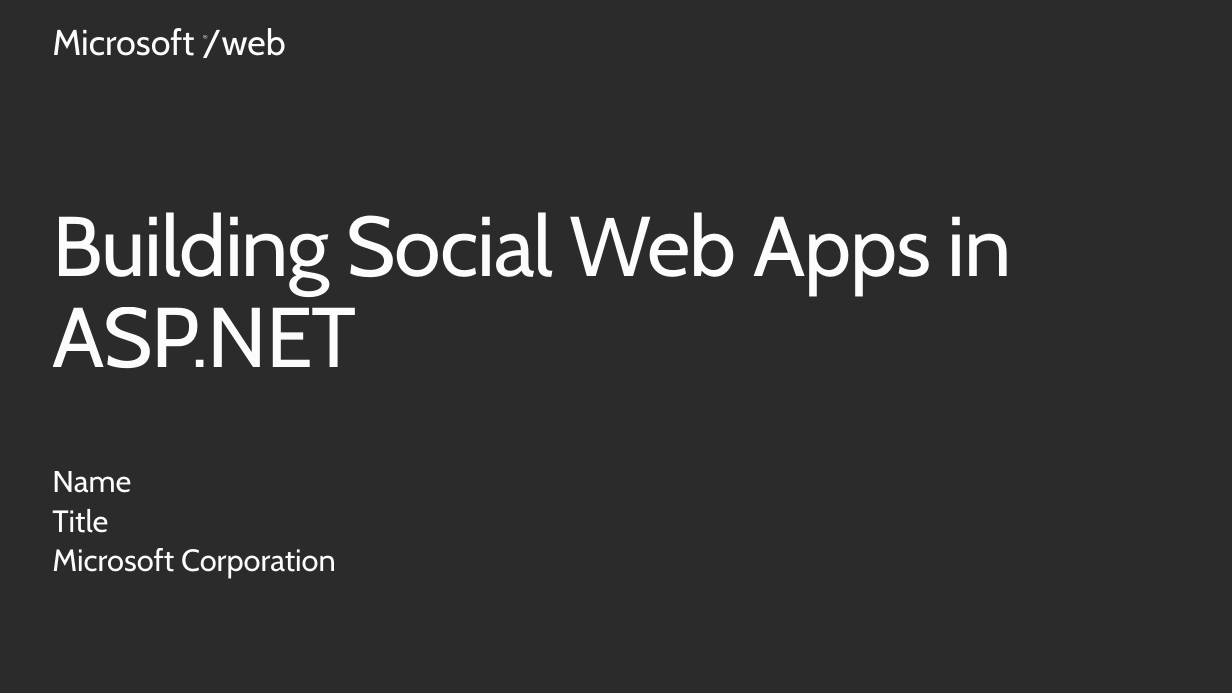
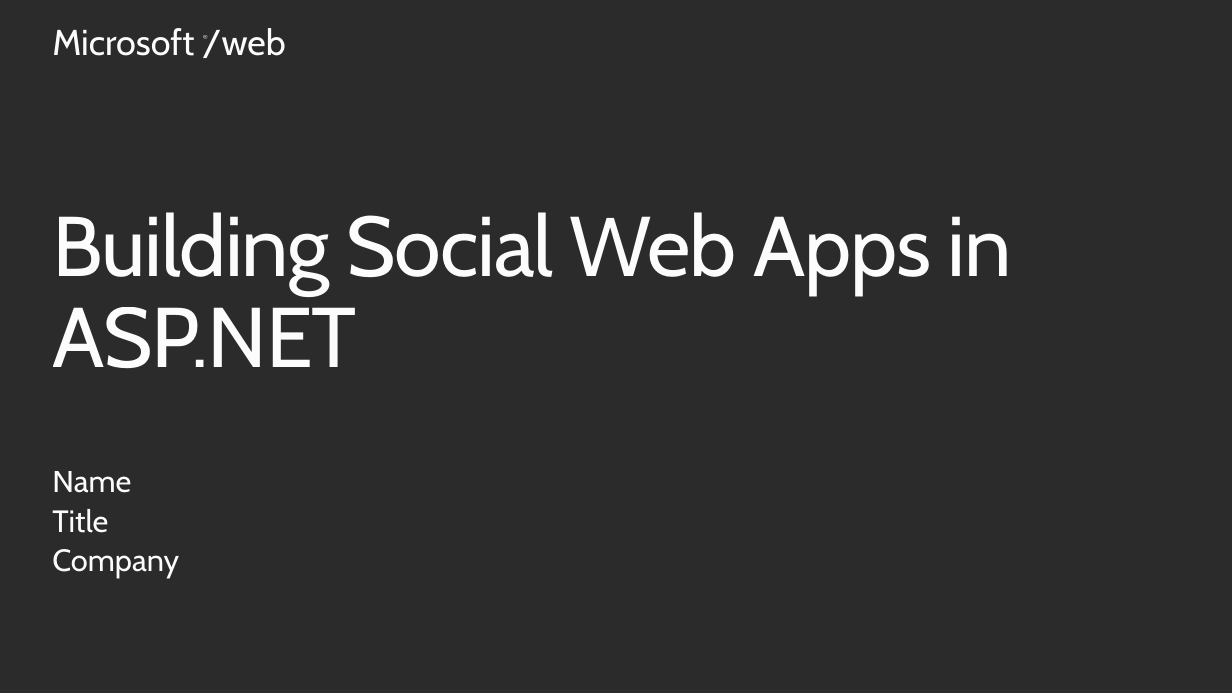
Before and after one commit to Microsoft-Web/PRESENTATION-BuildingSocialWebApps, a slide deck: slide 2 of BuildingSocialWebApps.pptx. Drawn at 1232x693 pixels with LibreOffice and Linux fonts; fonts in the diff are those of the drawing; background and template pictures are left out; a plain dark background stands for a picture behind light text. Boxes give left, top, right and bottom in pixels: in the first picture for what was removed or moved away, otherwise in the second. Text is boxed around its words. In the diff, an @@ line names an element or a change of style, - is before the commit and + after.

Commit message:
Added slide showing Microsoft Acct signup

```diff
--- a/BuildingSocialWebApps.pptx
+++ b/BuildingSocialWebApps.pptx
@@ text at box(52, 549, 179, 578): text changed @@
-Microsoft Corporation
+Company
```
Also in this commit, not shown: 3 other slides changed, 4 slides added, 1 slide removed.
